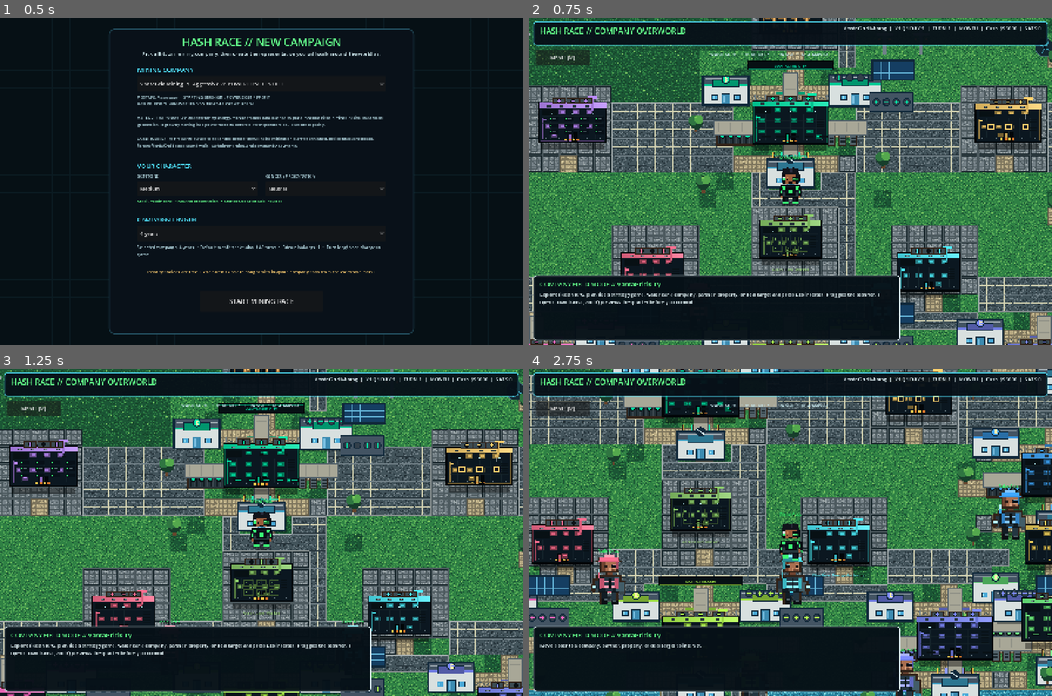
Above: before the commit, frames 1-4 (two rows, left to right).
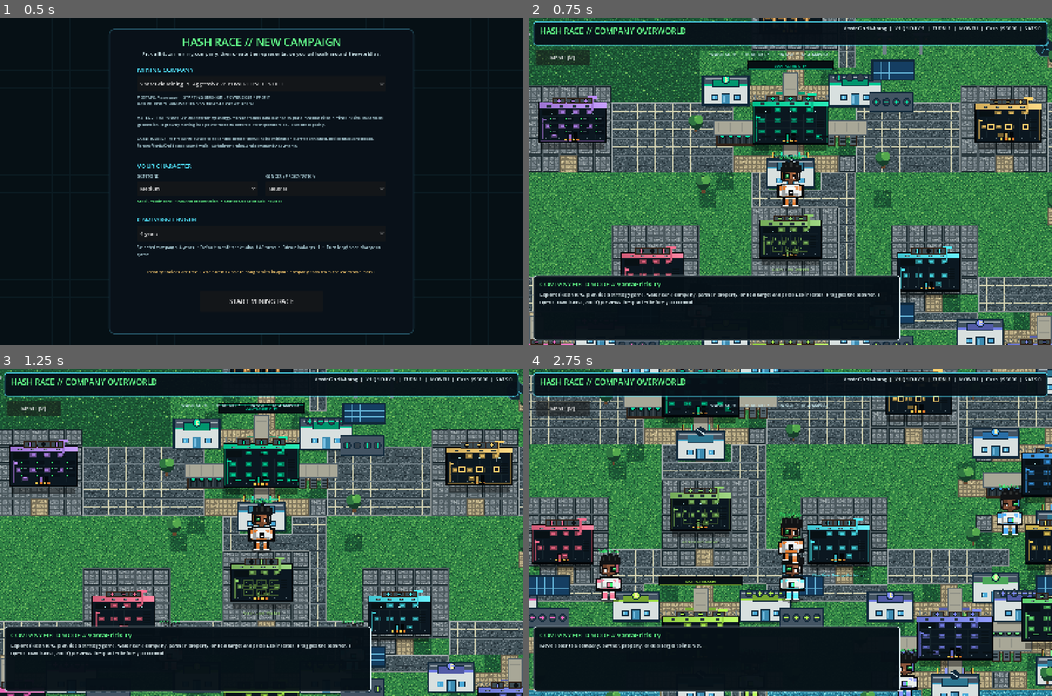
Above: after the commit, the same moments.

Repository: 1freetech/HashRace
Game: Godot game, scene res://scenes/campaign_setup.tscn
The game is run twice, just before and just after one commit, with the same random seed, the same clock (stepped at 60 frames per second) and the same inputs.
Inputs (mouse positions are in pixels of both pictures, inside the frame that each line leads up to):
- Up to frame 1 (0.5 s): no input
- Up to frame 2 (0.75 s): click "START MINING RACE" at 0.5 s
- Up to frame 3 (1.25 s): no input
- Up to frame 4 (2.75 s): tap Enter at 1.25, 2.1 s; move the mouse to (905, 516) at 1.27 s; hold D 1.28-2.03 s; tap E at 1.35 s; click (905, 516) at 1.42 s; tap Space at 1.52, 2.27 s; move the mouse to (685, 548) at 2.02 s; hold S from 2.03 s (still down)

Frame 1 is identical in both runs. In frame 2, 0.5% of the frame differs, in the area x 47-53%, y 43-59%; in frame 3, 0.5%; in frame 4, 2.7%, in the area x 11-95%, y 36-100%.

Commit message:
v0.053 detailed procedural characters for player and NPCs

Diff:
--- a/Godot/scenes/world.tscn
+++ b/Godot/scenes/world.tscn
@@ -1,7 +1,7 @@
 [gd_scene load_steps=3 format=3]
 
-; world_v052.gd -> world_customization.gd -> world_texture_spacing.gd -> world_ui_compact.gd -> world_pixel_landscape.gd -> world_target_composition.gd -> world_player_sprite.gd -> world_visual_detail.gd -> world_company_effects.gd keeps the full mining simulation while adding wider building spacing, richer terrain texture, clean neon character labels and a playable cash-priced wardrobe.
-[ext_resource path="res://scripts/world_v052.gd" type="Script" id="1_world"]
+; world_v053.gd -> world_character_detail.gd -> world_customization.gd -> world_texture_spacing.gd -> world_ui_compact.gd -> world_pixel_landscape.gd -> world_target_composition.gd -> world_player_sprite.gd -> world_visual_detail.gd -> world_company_effects.gd keeps the full mining simulation while adding wider building spacing, richer terrain texture, clean neon character labels, a playable cash-priced wardrobe and the new shared high-detail player/NPC pixel build.
+[ext_resource path="res://scripts/world_v053.gd" type="Script" id="1_world"]
 [ext_resource path="res://scripts/live_treasury_controls.gd" type="Script" id="2_treasury"]
 
 [node name="HashRaceRPGStrategyWorld" type="Node2D"]
@@ -36,5 +36,5 @@
 offset_bottom = 500.0
 theme_override_colors/font_color = Color(0.745, 0.91, 0.94, 1)
 theme_override_font_sizes/font_size = 16
-text = "Building textured terrain, wider-spaced campuses, roads, water, mining facilities, customizable animated operators, neon character labels and compact on-demand UI...\n\nIf this screen remains, the world controller failed to initialize."
+text = "Building textured terrain, wider-spaced campuses, roads, water, mining facilities, detailed player/NPC operators, neon character labels and compact on-demand UI...\n\nIf this screen remains, the world controller failed to initialize."
 horizontal_alignment = 1
--- a/Godot/scripts/capture_2d_detail.gd
+++ b/Godot/scripts/capture_2d_detail.gd
@@ -13,6 +13,9 @@
     set_meta("hashrace_company_idx", 0)
     set_meta("hashrace_campaign_years", 4)
     set_meta("hashrace_campaign_turns", 16)
+    set_meta("hashrace_character_skin_tone", 2)
+    set_meta("hashrace_character_gender", 0)
+    set_meta("hashrace_character_outfit", 0)
 
     var packed: PackedScene = load("res://scenes/world.tscn") as PackedScene
     if packed == null:
@@ -37,6 +40,12 @@
         return
     if not bool(scene.call("debug_visual_detail_ready")):
         _fail("visual detail controller reported not ready")
+        return
+    if not scene.has_method("debug_character_detail_ready"):
+        _fail("v0.053 character detail controller is not active")
+        return
+    if not bool(scene.call("debug_character_detail_ready")):
+        _fail("v0.053 character detail controller reported not ready")
         return
 
     # Remove HUD/dialog panels from this proof so the rendered game art itself
@@ -106,8 +115,9 @@
         _fail("close-up still looks too flat: local contrast transition ratio %.3f" % transition_ratio)
         return
 
-    print("HASH RACE 2D DETAIL PROOF PASS: %dx%d PNG, %d sampled colors, local contrast %.1f%%, visual detail revision %d. Saved %s" % [
+    print("HASH RACE 2D DETAIL PROOF PASS: %dx%d PNG, %d sampled colors, local contrast %.1f%%, visual detail revision %d, character detail revision %d. Saved %s" % [
         image.get_width(), image.get_height(), histogram.size(), transition_ratio * 100.0,
-        int(scene.get_meta("hashrace_visual_detail_revision", 0)), output_file
+        int(scene.get_meta("hashrace_visual_detail_revision", 0)),
+        int(scene.get_meta("hashrace_character_detail_revision", 0)), output_file
     ])
     quit(0)
--- a/Godot/scripts/character_customization.gd
+++ b/Godot/scripts/character_customization.gd
@@ -22,8 +22,10 @@
 
 # Skin tone and gender/presentation are free identity choices. Outfit skins are
 # gameplay cosmetics purchased with company cash after the campaign begins.
+# v0.053 updates the starter Operator Suit to the approved light shell + orange
+# armor-pad palette while retaining its neon-green scanner display.
 const OUTFITS: Array = [
-    {"id":"operator", "name":"Operator Suit", "cost":0.0, "primary":Color("101923"), "secondary":Color("26383d"), "neon":Color("39ff75")},
+    {"id":"operator", "name":"Operator Suit", "cost":0.0, "primary":Color("e9eeee"), "secondary":Color("e07a2f"), "neon":Color("39ff75")},
     {"id":"grid_runner", "name":"Grid Runner", "cost":12000.0, "primary":Color("17273a"), "secondary":Color("315d78"), "neon":Color("52e7ff")},
     {"id":"silicon_tech", "name":"Silicon Tech", "cost":18000.0, "primary":Color("21182f"), "secondary":Color("60447a"), "neon":Color("bd8cff")},
     {"id":"hydro_tech", "name":"Hydro Tech", "cost":24000.0, "primary":Color("0f2930"), "secondary":Color("276b75"), "neon":Color("4df0ff")},
--- /dev/null
+++ b/Godot/scripts/world_character_detail.gd
@@ -0,0 +1,231 @@
+extends "res://scripts/world_customization.gd"
+
+# Hash Race v0.053 character-detail layer.
+# The playable operator and every world representative now share one detailed
+# procedural pixel build inspired by the approved 64x96 character reference:
+# spiky hair, headphones, one-eye scanner visor, layered face shading, armored
+# suit panels, shoulder/knee guards, gloves, boots and a readable chest badge.
+# No sprite sheet is required, so wardrobe colors and NPC company accents remain
+# live data while nearest-neighbor pixel edges stay crisp at every camera zoom.
+
+const CHARACTER_DETAIL_REVISION: int = 1
+const DETAIL_OUTLINE := Color("090b0d")
+const DETAIL_OUTLINE_SOFT := Color("241b18")
+const DETAIL_METAL_DARK := Color("737c80")
+const DETAIL_METAL := Color("dce3e2")
+const DETAIL_METAL_HI := Color("f8fbf8")
+const DETAIL_HAIR := Color("111315")
+const DETAIL_HAIR_HI := Color("2d3030")
+const DETAIL_VISOR_GREEN := Color("39ff75")
+const DETAIL_VISOR_DARK := Color("0b6e43")
+const DETAIL_VISOR_HI := Color("baffbd")
+const DETAIL_NPC_SUIT := Color("e7ecea")
+
+func _ready() -> void:
+    super._ready()
+    set_meta("hashrace_character_detail_revision", CHARACTER_DETAIL_REVISION)
+    queue_redraw()
+
+func _draw_tech_rep(pos: Vector2, accent: Color, scanner: String, is_player: bool) -> void:
+    if is_player:
+        _draw_hashrace_player(pos)
+        return
+
+    # NPC representatives use the same construction and detail density as the
+    # player. Company/partner accent color replaces the orange reference trim.
+    var npc_skin := Color("8b553b")
+    var npc_skin_hi := Color("c17f59")
+    _draw_detailed_character(
+        pos,
+        npc_skin,
+        npc_skin_hi,
+        DETAIL_NPC_SUIT,
+        accent.lightened(0.08),
+        DETAIL_VISOR_GREEN,
+        scanner,
+        0,
+        false
+    )
+
+func _draw_hashrace_player(pos: Vector2) -> void:
+    var skin_idx: int = int(player.get("skin_tone_idx", CharacterCustomization.DEFAULT_SKIN_TONE))
+    var gender_idx: int = int(player.get("gender_idx", CharacterCustomization.DEFAULT_GENDER))
+    var outfit_idx: int = int(player.get("outfit_idx", CharacterCustomization.DEFAULT_OUTFIT))
+    var tone: Dictionary = CharacterCustomization.skin_tone(skin_idx)
+    var outfit: Dictionary = CharacterCustomization.outfit(outfit_idx)
+    var rep: Dictionary = COMPANY_REPS[company_idx]
+
+    _draw_detailed_character(
+        pos,
+        tone["skin"],
+        tone["highlight"],
+        outfit["primary"],
+        outfit["secondary"],
+        outfit["neon"],
+        String(rep.get("scanner", "right")),
+        gender_idx,
+        true
+    )
+
+func _draw_detailed_character(
+    pos: Vector2,
+    skin: Color,
+    skin_hi: Color,
+    suit_primary: Color,
+    suit_secondary: Color,
+    visor: Color,
+    scanner: String,
+    presentation: int,
+    is_player: bool
+) -> void:
+    var step: int = 0
+    var bob: float = 0.0
+    if is_player:
+        var moving: bool = not rep_animation_state.ends_with("_idle")
+        if moving:
+            var wave: float = sin(rep_step_phase)
+            step = 1 if wave >= 0.0 else -1
+            bob = -2.0 if absf(wave) > 0.55 else 0.0
+    else:
+        # One-pixel idle lift adds life without making stationary NPCs look like
+        # they are walking or shifting their interaction position.
+        var idle_wave: float = sin(float(Time.get_ticks_msec()) / 310.0 + pos.x * 0.009)
+        bob = -1.0 if idle_wave > 0.80 else 0.0
+
+    var o: Vector2 = VisualStack.snap_to_pixel(pos + Vector2(0.0, bob))
+    var left_leg: int = step
+    var right_leg: int = -step
+    var left_arm: int = -step
+    var right_arm: int = step
+    var suit_shadow: Color = suit_primary.darkened(0.32)
+    var suit_hi: Color = suit_primary.lightened(0.18)
+    var trim_shadow: Color = suit_secondary.darkened(0.28)
+    var trim_hi: Color = suit_secondary.lightened(0.22)
+    var skin_shadow: Color = skin.darkened(0.28)
+    var visor_dark: Color = visor.darkened(0.55)
+    var visor_hi: Color = visor.lightened(0.42)
+
+    draw_ellipse_shadow(VisualStack.snap_to_pixel(pos + Vector2(0.0, 48.0)), 29.0, 9.0)
+
+    # Legs and chunky boots. Separate outline, shell, guards and sole pixels keep
+    # the lower body readable even when the camera is zoomed out.
+    _part(o, -5, 5 + left_leg, 4, 7, DETAIL_OUTLINE)
+    _part(o, 1, 5 + right_leg, 4, 7, DETAIL_OUTLINE)
+    _part(o, -4, 5 + left_leg, 3, 5, suit_primary)
+    _part(o, 1, 5 + right_leg, 3, 5, suit_hi)
+    _part(o, -4, 7 + left_leg, 3, 2, suit_secondary)
+    _part(o, 1, 7 + right_leg, 3, 2, trim_hi)
+    _part(o, -5, 9 + left_leg, 4, 3, DETAIL_OUTLINE)
+    _part(o, 1, 9 + right_leg, 4, 3, DETAIL_OUTLINE)
+    _part(o, -4, 9 + left_leg, 3, 2, suit_secondary)
+    _part(o, 1, 9 + right_leg, 3, 2, suit_secondary)
+    _part(o, -5, 11 + left_leg, 4, 1, DETAIL_METAL_HI)
+    _part(o, 1, 11 + right_leg, 4, 1, DETAIL_METAL_HI)
+
+    # Torso armor and waist. The outer black silhouette is intentionally one
+    # source-pixel thick, matching the high-contrast reference character.
+    _part(o, -7, -4, 14, 10, DETAIL_OUTLINE)
+    _part(o, -6, -3, 12, 8, suit_primary)
+    _part(o, -6, -3, 2, 8, suit_shadow)
+    _part(o, 4, -3, 2, 8, suit_hi)
+    _part(o, -5, 3, 10, 2, suit_shadow)
+    _part(o, -4, 4, 8, 1, suit_secondary)
+    _part(o, -5, -2, 2, 2, suit_secondary)
+    _part(o, 3, -2, 2, 2, trim_hi)
+    _part(o, -4, -1, 8, 1, DETAIL_METAL_HI)
+
+    # Shoulder armor, articulated arms and gloves.
+    _part(o, -9, -3 + left_arm, 3, 9, DETAIL_OUTLINE)
+    _part(o, 6, -3 + right_arm, 3, 9, DETAIL_OUTLINE)
+    _part(o, -8, -2 + left_arm, 2, 3, suit_secondary)
+    _part(o, 6, -2 + right_arm, 2, 3, trim_hi)
+    _part(o, -8, 1 + left_arm, 2, 3, suit_primary)
+    _part(o, 6, 1 + right_arm, 2, 3, suit_hi)
+    _part(o, -8, 3 + left_arm, 2, 1, DETAIL_METAL)
+    _part(o, 6, 3 + right_arm, 2, 1, DETAIL_METAL)
+    _part(o, -8, 4 + left_arm, 2, 2, DETAIL_OUTLINE)
+    _part(o, 6, 4 + right_arm, 2, 2, DETAIL_OUTLINE)
+    _part(o, -7, 4 + left_arm, 1, 1, trim_shadow)
+    _part(o, 6, 4 + right_arm, 1, 1, trim_shadow)
+
+    # Neck and face use three skin values instead of one flat rectangle.
+    _part(o, -2, -6, 4, 2, DETAIL_OUTLINE)
+    _part(o, -1, -6, 2, 2, skin_shadow)
+    _part(o, -5, -13, 10, 8, DETAIL_OUTLINE_SOFT)
+    _part(o, -4, -12, 8, 6, skin)
+    _part(o, -4, -12, 2, 5, skin_shadow)
+    _part(o, 2, -11, 2, 4, skin_hi)
+    _part(o, -1, -7, 2, 1, skin_shadow)
+
+    # Hair silhouette. Neutral/default presentation is the large spiky style in
+    # the supplied reference; alternate presentations keep the same detail level.
+    if presentation == 1:
+        _part(o, -6, -18, 12, 5, DETAIL_HAIR)
+        _part(o, -7, -16, 2, 10, DETAIL_HAIR)
+        _part(o, 5, -16, 2, 10, DETAIL_HAIR)
+        _part(o, -4, -19, 2, 4, DETAIL_HAIR)
+        _part(o, 2, -19, 2, 4, DETAIL_HAIR)
+        _part(o, -5, -17, 1, 3, DETAIL_HAIR_HI)
+        _part(o, 4, -17, 1, 3, DETAIL_HAIR_HI)
+    elif presentation == 2:
+        _part(o, -6, -16, 12, 4, DETAIL_HAIR)
+        _part(o, -7, -14, 3, 3, DETAIL_HAIR)
+        _part(o, 4, -14, 3, 3, DETAIL_HAIR)
+        _part(o, -3, -17, 2, 3, DETAIL_HAIR)
+        _part(o, 1, -17, 2, 3, DETAIL_HAIR)
+        _part(o, -1, -16, 2, 1, DETAIL_HAIR_HI)
+    else:
+        _part(o, -6, -16, 12, 4, DETAIL_HAIR)
+        _part(o, -7, -15, 3, 4, DETAIL_HAIR)
+        _part(o, 4, -15, 3, 4, DETAIL_HAIR)
+        _part(o, -6, -18, 2, 5, DETAIL_HAIR)
+        _part(o, -4, -19, 2, 6, DETAIL_HAIR)
+        _part(o, -2, -18, 2, 4, DETAIL_HAIR)
+        _part(o, 0, -20, 2, 7, DETAIL_HAIR)
+        _part(o, 2, -18, 2, 5, DETAIL_HAIR)
+        _part(o, 4, -19, 2, 6, DETAIL_HAIR)
+        _part(o, 6, -17, 2, 5, DETAIL_HAIR)
+        _part(o, -4, -17, 1, 2, DETAIL_HAIR_HI)
+        _part(o, 0, -18, 1, 3, DETAIL_HAIR_HI)
+        _part(o, 4, -17, 1, 2, DETAIL_HAIR_HI)
+
+    # Headphones/ear protection echo the white circular earpieces in the source.
+    _part(o, -7, -12, 2, 6, DETAIL_OUTLINE)
+    _part(o, 5, -12, 2, 6, DETAIL_OUTLINE)
+    _part(o, -6, -11, 1, 4, DETAIL_METAL)
+    _part(o, 5, -11, 1, 4, DETAIL_METAL_HI)
+    _part(o, -6, -9, 1, 2, DETAIL_METAL_DARK)
+    _part(o, 5, -9, 1, 2, DETAIL_METAL_DARK)
+
+    # Brow, uncovered eye, mouth and scanner visor. Scanner side still follows
+    # each representative's data while the display retains the neon lens look.
+    var visor_left: bool = scanner == "left"
+    var visor_x: int = -5 if visor_left else 1
+    var eye_x: int = 2 if visor_left else -3
+    _part(o, eye_x - 1, -10, 3, 1, DETAIL_OUTLINE)
+    _part(o, eye_x, -9, 2, 2, DETAIL_METAL_HI)
+    _part(o, eye_x + 1, -9, 1, 2, DETAIL_OUTLINE)
+    _part(o, -1, -8, 1, 1, skin_hi)
+    _part(o, -1, -6, 3, 1, skin_shadow)
+    _part(o, visor_x, -11, 5, 4, DETAIL_OUTLINE)
+    _part(o, visor_x + 1, -10, 3, 2, visor_dark)
+    _part(o, visor_x + 2, -10, 2, 1, visor)
+    _part(o, visor_x + 2, -10, 1, 1, visor_hi)
+    _part(o, -6 if visor_left else 5, -12, 1, 5, trim_shadow)
+
+    # Chest badge: the player gets a tiny B/hash-race mark; NPCs get a compact
+    # company-colored field ID so they share the build without looking cloned.
+    if is_player:
+        _part(o, -2, 0, 4, 4, DETAIL_METAL_HI)
+        _part(o, -1, 0, 1, 4, DETAIL_OUTLINE)
+        _part(o, 0, 0, 2, 1, DETAIL_OUTLINE)
+        _part(o, 0, 1, 2, 1, DETAIL_OUTLINE)
+        _part(o, 0, 3, 2, 1, DETAIL_OUTLINE)
+        _part(o, 1, 2, 1, 1, DETAIL_OUTLINE)
+    else:
+        _part(o, -2, 0, 4, 4, DETAIL_OUTLINE)
+        _part(o, -1, 1, 2, 2, suit_secondary)
+        _part(o, 1, 1, 1, 2, visor)
+
+func debug_character_detail_ready() -> bool:
+    return CHARACTER_DETAIL_REVISION >= 1 and DETAIL_VISOR_GREEN.g > 0.9 and not player.is_empty()
--- /dev/null
+++ b/Godot/scripts/world_v053.gd
@@ -0,0 +1,13 @@
+extends "res://scripts/world_character_detail.gd"
+
+# Hash Race v0.053 composition layer.
+# Keeps the v0.052 collision-safe navigation check while adding the shared
+# high-detail procedural player/NPC character renderer.
+
+func debug_grid_path_exists() -> bool:
+    if grid_nav == null:
+        return false
+    var destination: Vector2 = rep_pos + Vector2(240.0, 0.0)
+    destination.x = clampf(destination.x, 96.0, WORLD_SIZE.x - 96.0)
+    var test_path: Array[Vector2] = grid_nav.find_path(rep_pos, destination)
+    return not test_path.is_empty()
Not shown, changed: DOWNLOADS.md
Not shown, changed: VERSION
